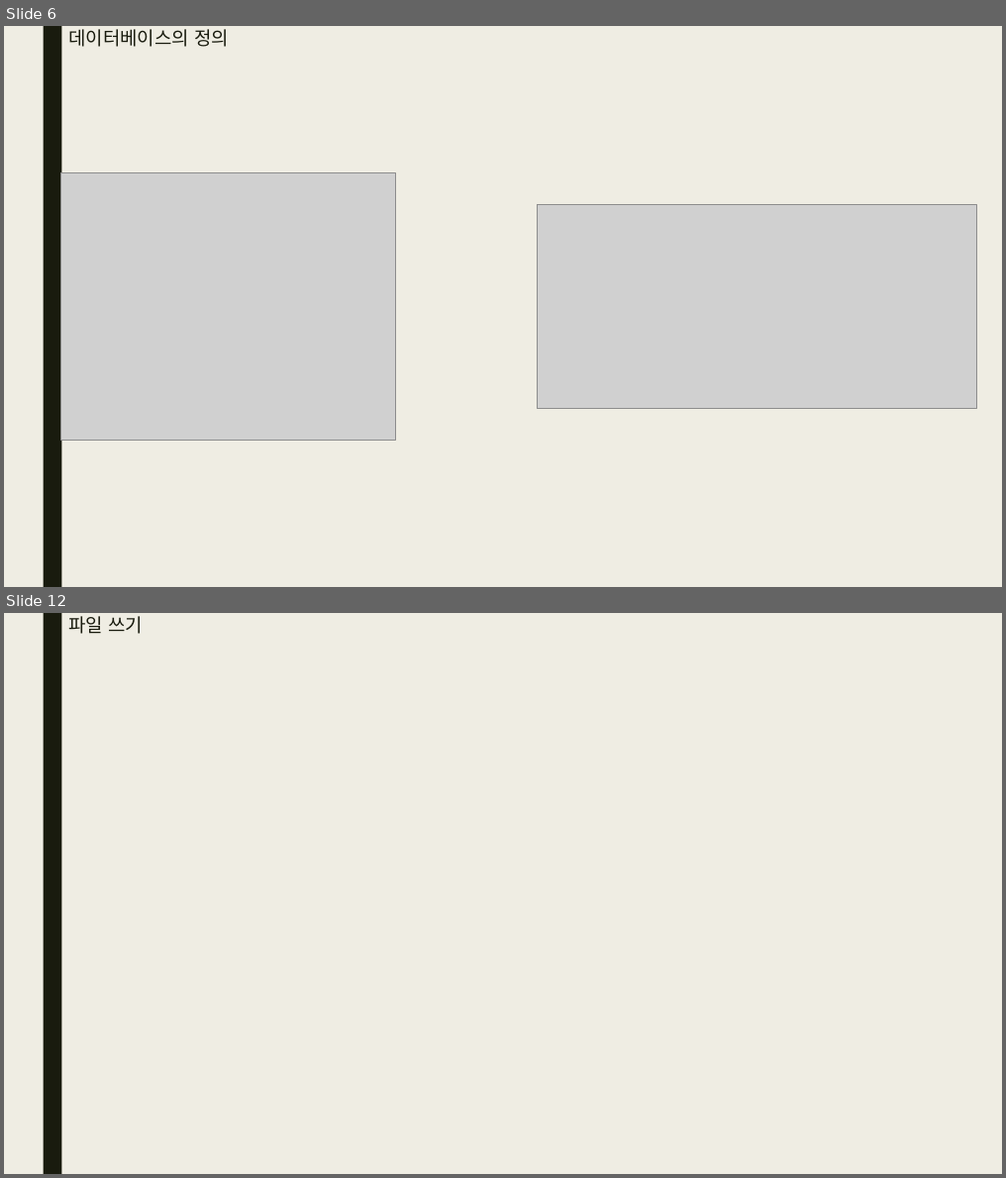
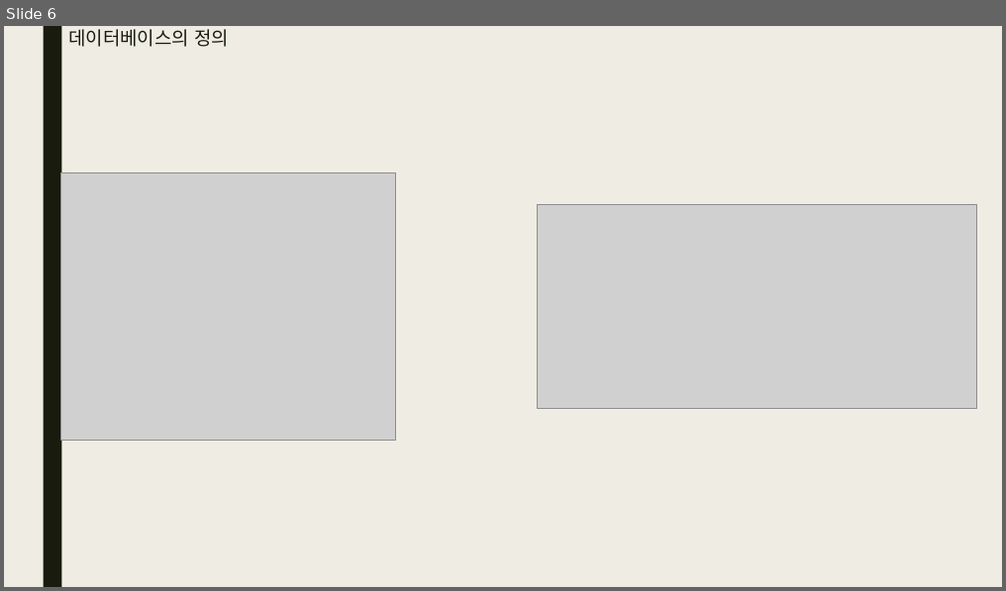
Before and after one commit to bino0130/politec-python, a slide deck: 파이썬 과제/파이썬 12강 과제 남정현.pptx. Shown one above the other, each under a label of ours: slides 6 and 12 before the commit, slide 6 after it; the slides between them are not shown. The pictures are 1006x1178 and 1006x591 pixels, drawn with LibreOffice and Linux fonts; fonts in the diff are those of the drawing; grey boxes stand for pictures. Boxes give left, top, right and bottom in pixels: in the first picture for what was removed or moved away, otherwise in the second. Text is boxed around its words. In the diff, an @@ line names an element or a change of style, - is before the commit and + after.

```diff
--- a/파이썬 과제/파이썬 12강 과제 남정현.pptx
+++ b/파이썬 과제/파이썬 12강 과제 남정현.pptx
@@ slide 12 removed at (4, 613, 1002, 1174), background #EFEDE3; not listed: 1 template element that a slide beside it also shows @@
@@ title removed at (68, 616, 143, 634) @@
-파일 쓰기
```
Also in this commit, not shown: 1 slide changed, 19 slides added, 5 other slides removed.
